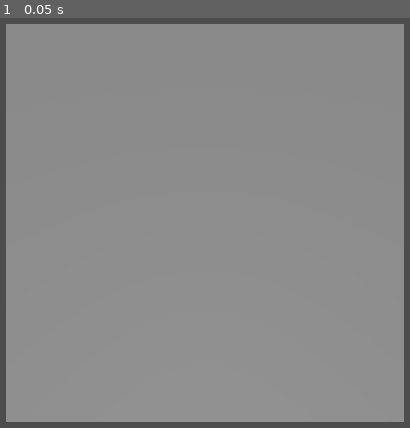
Above: before the commit, frame 1.
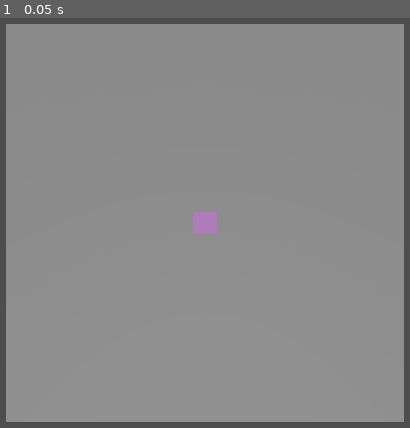
Above: after the commit, the same moment.

Repository: danijmoss/LightMaze
Game: Godot game, scene res://Scenes/main.tscn
Two runs of this game, one before a commit and one after it. Both use one fixed random seed, a clock stepped at 60 frames per second and the inputs below.
Inputs:
- Up to frame 1 (0.05 s): no input

The runs differ from the first frame. In frame 1, 0.3% of the frame differs, in the area x 47-53%, y 47-53%.

Commit message:
Added color to the player cube

Diff:
--- a/Scenes/player.tscn
+++ b/Scenes/player.tscn
@@ -1,13 +1,17 @@
 [gd_scene format=3 uid="uid://tmajjo8lqvn7"]
 
-[sub_resource type="BoxMesh" id="BoxMesh_xwulq"]
+[sub_resource type="BoxMesh" id="BoxMesh_jjgbg"]
+
+[sub_resource type="StandardMaterial3D" id="StandardMaterial3D_bo1nx"]
+albedo_color = Color(0.71934986, 0.5070574, 0.7684219, 1)
 
 [sub_resource type="BoxShape3D" id="BoxShape3D_xwulq"]
 
 [node name="Player" type="CharacterBody3D" unique_id=2141546462]
 
 [node name="MeshInstance3D" type="MeshInstance3D" parent="." unique_id=1682204878]
-mesh = SubResource("BoxMesh_xwulq")
+mesh = SubResource("BoxMesh_jjgbg")
+surface_material_override/0 = SubResource("StandardMaterial3D_bo1nx")
 
 [node name="CollisionShape3D" type="CollisionShape3D" parent="." unique_id=977893850]
 shape = SubResource("BoxShape3D_xwulq")
